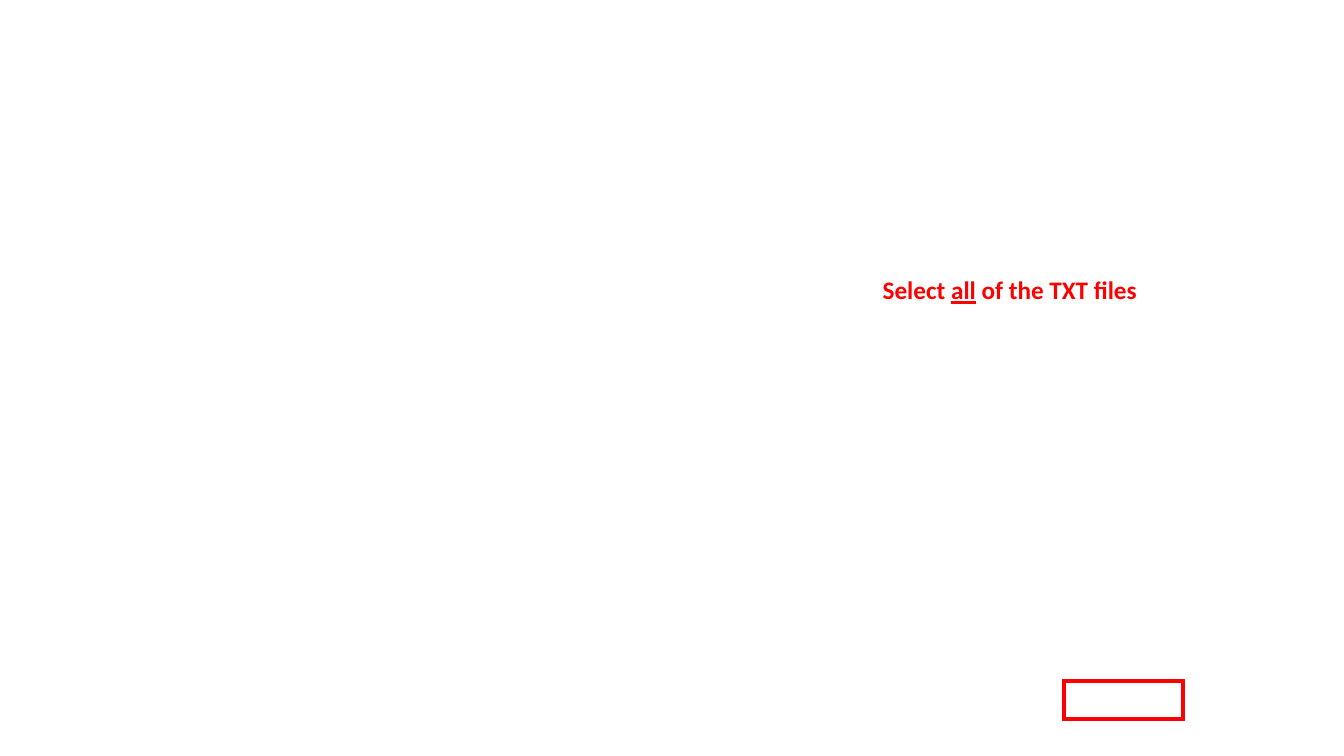
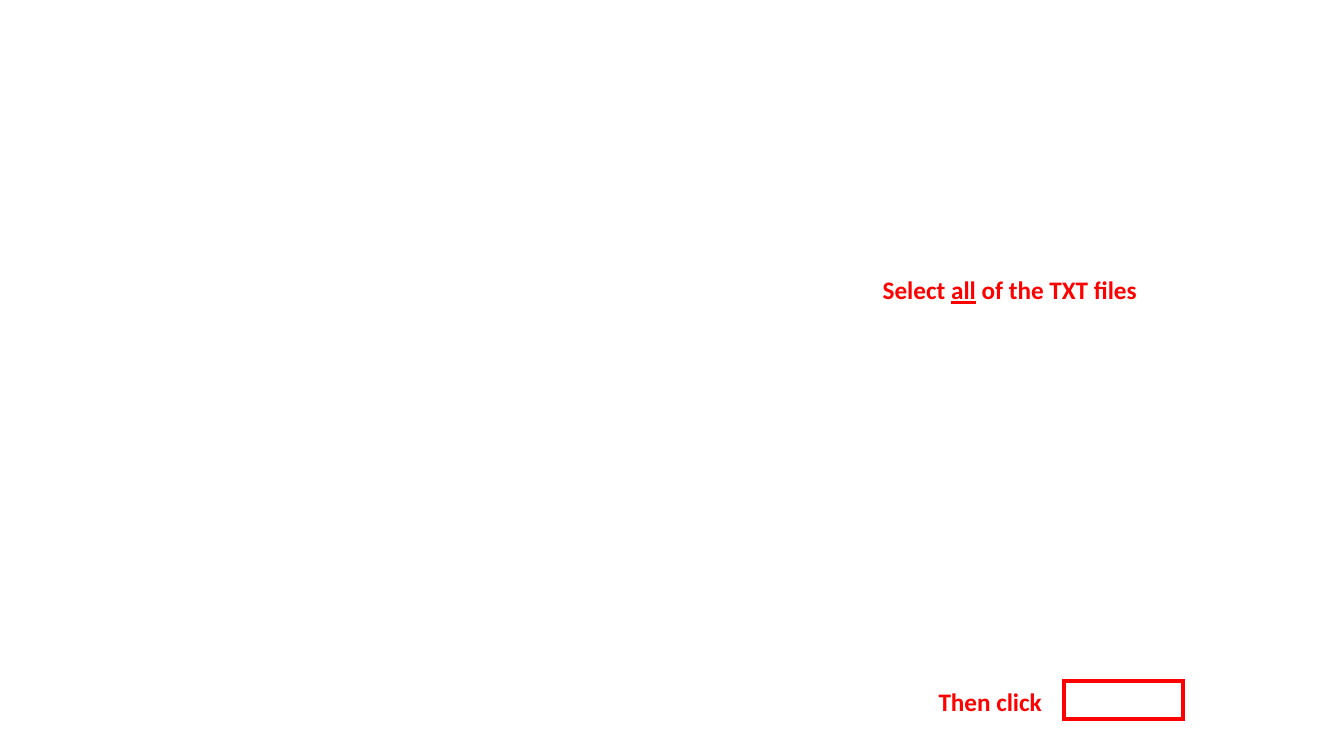
Before and after one commit to pwilmart/PAW_pipeline, a slide deck: slide 7 of histo_GUI_guide.pptx. Drawn at 1344x756 pixels with LibreOffice and Linux fonts; fonts in the diff are those of the drawing; background and template pictures are left out. Boxes give left, top, right and bottom in pixels: in the first picture for what was removed or moved away, otherwise in the second. Text is boxed around its words. In the diff, an @@ line names an element or a change of style, - is before the commit and + after.

```diff
--- a/histo_GUI_guide.pptx
+++ b/histo_GUI_guide.pptx
@@ text added at bbox=[939, 693, 1041, 711], 18 pt, text #FF0000, bold @@
+Then click
```
Also in this commit, not shown: 5 other slides changed, 10 slides added, 10 slides removed, 2 other files.
